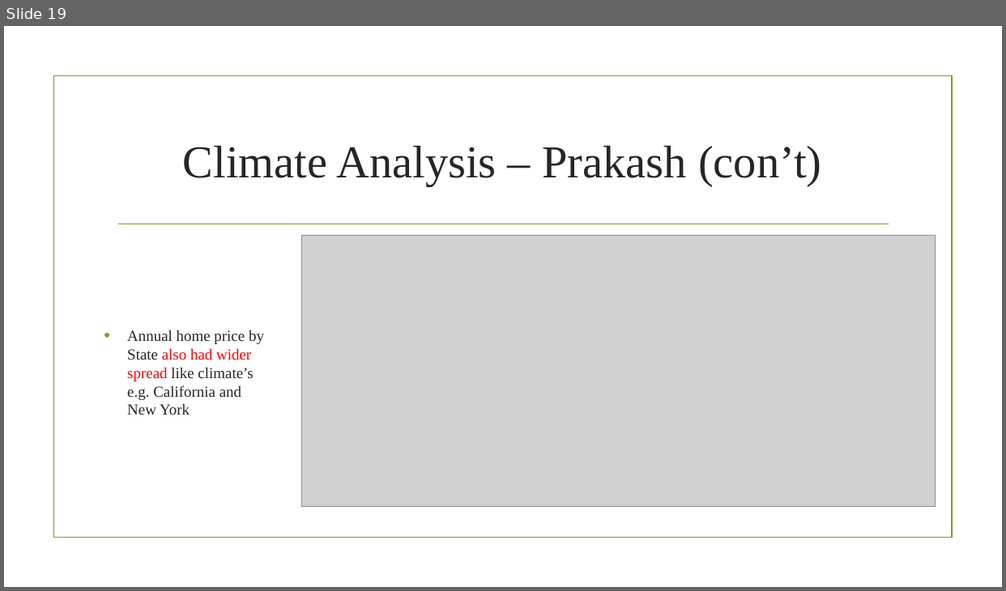
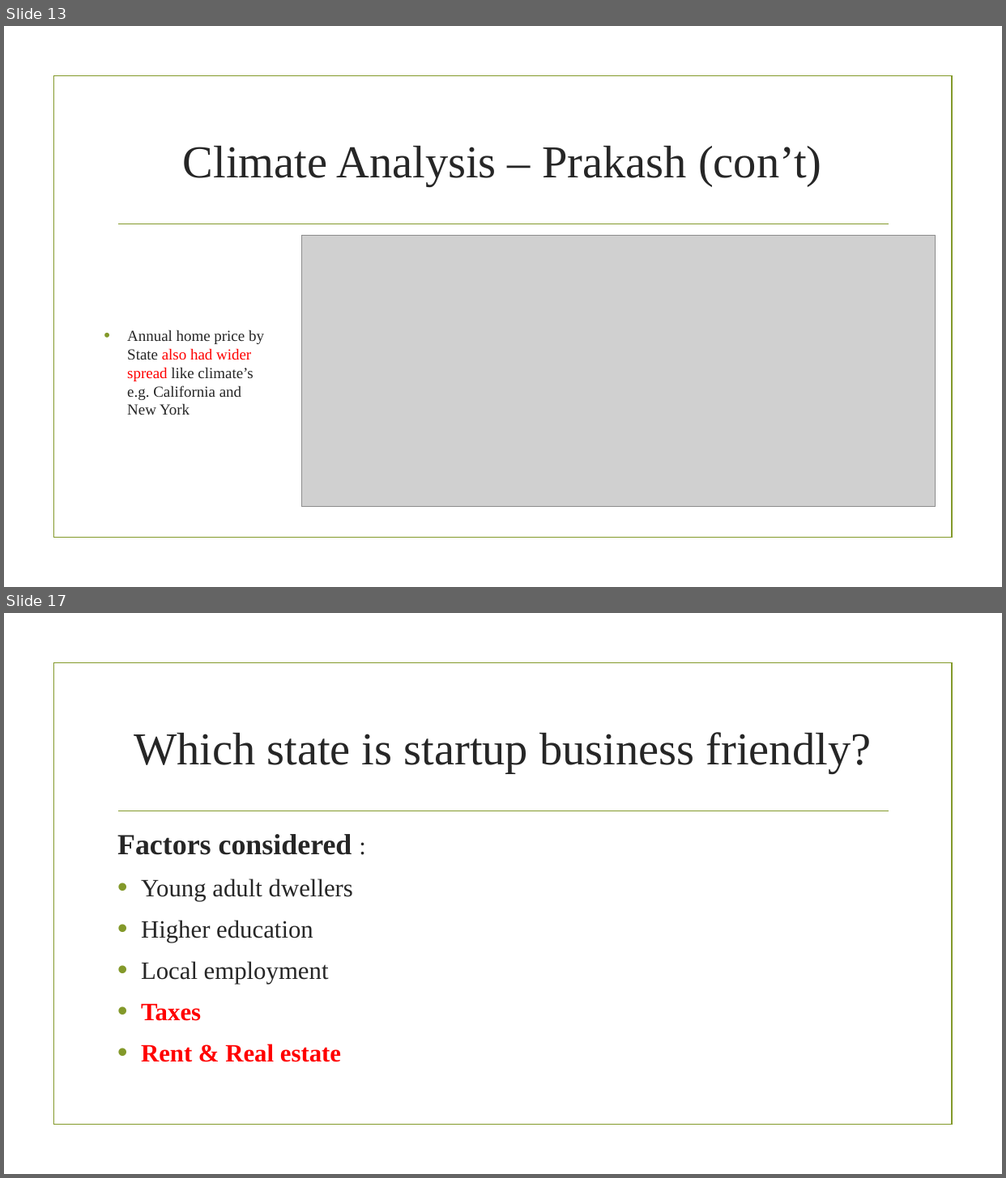
Before and after one commit to prakashbalasubramaniam/The_Incredible_Quad, a slide deck: Working_Presentation.pptx. Shown one above the other, each under a label of ours: slide 19 before the commit, slides 13 and 17 after it; the slides between them are not shown. The pictures are 1006x591 and 1006x1178 pixels, drawn with LibreOffice and Linux fonts; fonts in the diff are those of the drawing; grey boxes stand for pictures; background and template pictures are left out. Boxes give left, top, right and bottom in pixels: in the first picture for what was removed or moved away, otherwise in the second. Text is boxed around its words. In the diff, an @@ line names an element or a change of style, - is before the commit and + after.

Commit message:
Update Working_Presentation with conclusion and BestStateChoice2018.pptx

```diff
--- a/Working_Presentation.pptx
+++ b/Working_Presentation.pptx
@@ slide 17 added at bbox=[4, 613, 1002, 1174], background picture (left out); not listed: 2 template elements that a slide beside it also shows @@
@@ title added at bbox=[134, 732, 872, 773], 44 pt, text #262626 @@
+Which state is startup business friendly?
@@ text added at bbox=[117, 834, 353, 1063], 24 pt, text #262626 @@
+Factors considered :
+• Young adult dwellers
+• Higher education
+• Local employment
+• Taxes
+• Rent & Real estate
@@ what was slide 19 is now slide 13 @@
```
Also in this commit, not shown: 5 slides changed, 9 other slides added, 3 slides removed, 1 other file.
